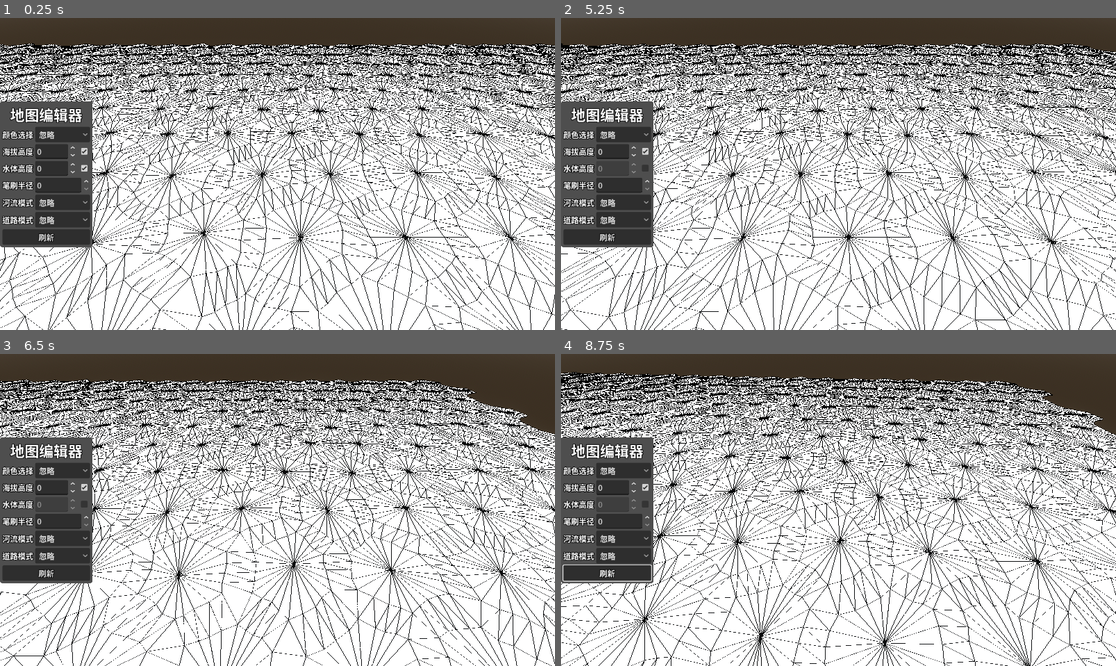
Above: before the commit, frames 1-4 (two rows, left to right).
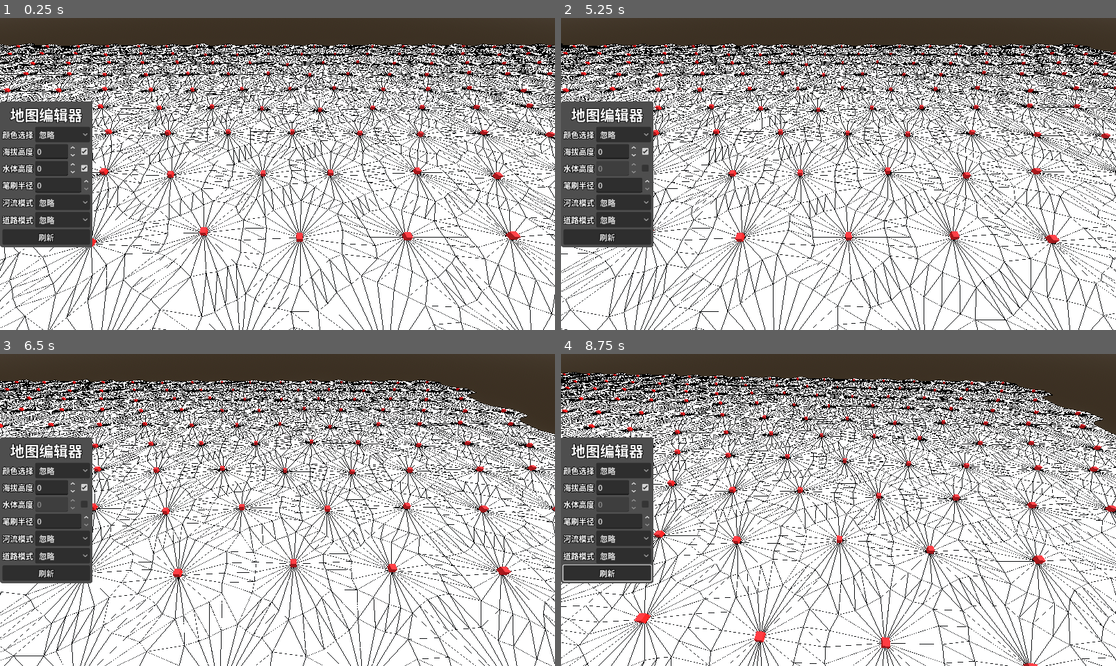
Above: after the commit, the same moments.

Repository: LiGameAcademy/godot_hex_map
Game: Godot game, scene res://scenes/main.tscn
Two runs of this game, one before a commit and one after it. Both use one fixed random seed, a clock stepped at 60 frames per second and the inputs below.
Inputs (mouse positions are in pixels of both pictures, inside the frame that each line leads up to):
- Up to frame 1 (0.25 s): no input
- Up to frame 2 (5.25 s): click "忽略" at 0.5 s; click (644, 152) at 1.25 s; click (644, 167) at 2 s; click "忽略" at 2.75 s; click "忽略" at 3.5 s; click "刷新" at 4.25 s; tap Enter at 5 s; move the mouse to (960, 158) at 5.02 s; hold Right (ui_right) from 5.03 s (still down); tap 1 at 5.1 s; click (960, 158) at 5.17 s
- Up to frame 3 (6.5 s): release Right (ui_right) at 5.75 s; drag from (166, 525) to (249, 572) at 5.77 s
- Up to frame 4 (8.75 s): tap Space at 6.5 s; move the mouse to (894, 441) at 6.52 s; hold Right (ui_right) 6.53-7.25 s; tap 3 at 6.6 s; drag from (810, 572) to (672, 463) at 7.27 s; tap Enter at 8 s; move the mouse to (1005, 556) at 8.02 s; hold Left (ui_left) from 8.03 s (still down); tap E at 8.1 s

The runs differ from the first frame. In frame 1, 0.9% of the frame differs, in the area x 0-100%, y 8-74%; in frame 2, 0.9%; in frame 3, 0.9%; in frame 4, 1.1%, in the area x 0-100%, y 6-100%.

Commit message:
32-地形特征：特征管理器与实例化

Diff:
--- /dev/null
+++ b/prefabs/feature_cube.tscn
@@ -0,0 +1,10 @@
+[gd_scene format=3 uid="uid://dgy7lflqsrvrl"]
+
+[sub_resource type="BoxMesh" id="BoxMesh_flf3p"]
+
+[sub_resource type="StandardMaterial3D" id="StandardMaterial3D_75klw"]
+albedo_color = Color(1, 0, 0, 1)
+
+[node name="FeatureCube" type="MeshInstance3D" unique_id=951894489]
+mesh = SubResource("BoxMesh_flf3p")
+surface_material_override/0 = SubResource("StandardMaterial3D_75klw")
--- a/prefabs/hex_grid_chunk.gd
+++ b/prefabs/hex_grid_chunk.gd
@@ -11,6 +11,7 @@
 @onready var _road_mesh: HexMesh = %RoadMesh
 @onready var _water_mesh: HexMesh = %WaterMesh
 @onready var _water_shore_mesh: HexMesh = %WaterShoreMesh
+@onready var _feature_manager: HexFeatureManager = %HexFeatureManager
 
 func _ready() -> void:
 	var size := HexMetrics.CHUNK_SIZE_X * HexMetrics.CHUNK_SIZE_Z
@@ -37,6 +38,9 @@
 	if is_instance_valid(_water_shore_mesh):
 		_water_shore_mesh.begin_triangles()
 
+	if is_instance_valid(_feature_manager):
+		_feature_manager.clear()
+
 	for cell in _cells:
 		if is_instance_valid(cell):
 			_triangulate_cell(cell)
@@ -54,6 +58,9 @@
 	if is_instance_valid(_water_shore_mesh):
 		_water_shore_mesh.commit_triangles()
 
+	if is_instance_valid(_feature_manager):
+		_feature_manager.apply()
+
 	set_process(false)
 
 ## 将格子加入本块（HexGrid 在 create_cell 后调用）
@@ -91,6 +98,8 @@
 
 		if cell.is_underwater:
 			_triangulate_water(cell, direction, center)
+
+	_feature_manager.add_feature(cell.position)
 
 func _triangulate_without_river(cell: HexCell, direction: int, center: Vector3, edge: PackedVector3Array) -> void:
 	_triangulate_fan(center, edge, cell.color)
--- a/prefabs/hex_grid_chunk.tscn
+++ b/prefabs/hex_grid_chunk.tscn
@@ -7,6 +7,8 @@
 [ext_resource type="Material" uid="uid://ptaxwsghis3u" path="res://resources/materials/road_shader_material.tres" id="4_qw6ox"]
 [ext_resource type="Material" uid="uid://wnxepfjaidk" path="res://resources/materials/water_shader_material.tres" id="5_t2flr"]
 [ext_resource type="Material" uid="uid://dvf7pq0g3vb0a" path="res://resources/materials/water_shore_shader_material.tres" id="6_d2m5i"]
+[ext_resource type="Script" uid="uid://cjk3w7sh4abf7" path="res://scripts/hex_feature_manager.gd" id="8_0n84i"]
+[ext_resource type="PackedScene" uid="uid://dgy7lflqsrvrl" path="res://prefabs/feature_cube.tscn" id="9_l81wb"]
 
 [node name="HexGridChunk" type="Node3D" unique_id=258472898]
 script = ExtResource("1_p6i6p")
@@ -39,3 +41,9 @@
 unique_name_in_owner = true
 cast_shadow = 0
 persistent_material = ExtResource("6_d2m5i")
+
+[node name="HexFeatureManager" type="Node3D" parent="." unique_id=949338551]
+unique_name_in_owner = true
+script = ExtResource("8_0n84i")
+feature_prefab = ExtResource("9_l81wb")
+metadata/_custom_type_script = "uid://cjk3w7sh4abf7"
--- /dev/null
+++ b/scripts/hex_feature_manager.gd
@@ -0,0 +1,24 @@
+extends Node3D
+class_name HexFeatureManager
+
+@export var feature_prefab: PackedScene
+var _container: Node3D
+
+func clear() -> void:
+	if is_instance_valid(_container):
+		_container.queue_free()
+	_container = Node3D.new()
+	_container.name = "Features"
+	add_child(_container)
+
+func apply() -> void:
+	pass
+
+func add_feature(pos: Vector3) -> void:
+	if not is_instance_valid(feature_prefab) or not is_instance_valid(_container):
+		push_error("Feature prefab or container is not set")
+		return
+	var instance: Node3D = feature_prefab.instantiate()
+	_container.add_child(instance)
+	#instance.position = pos
+	instance.position = HexMetrics.perturb(pos + Vector3(0.0, instance.scale.y * 0.5, 0.0))
Not shown, added: scripts/hex_feature_manager.gd.uid
